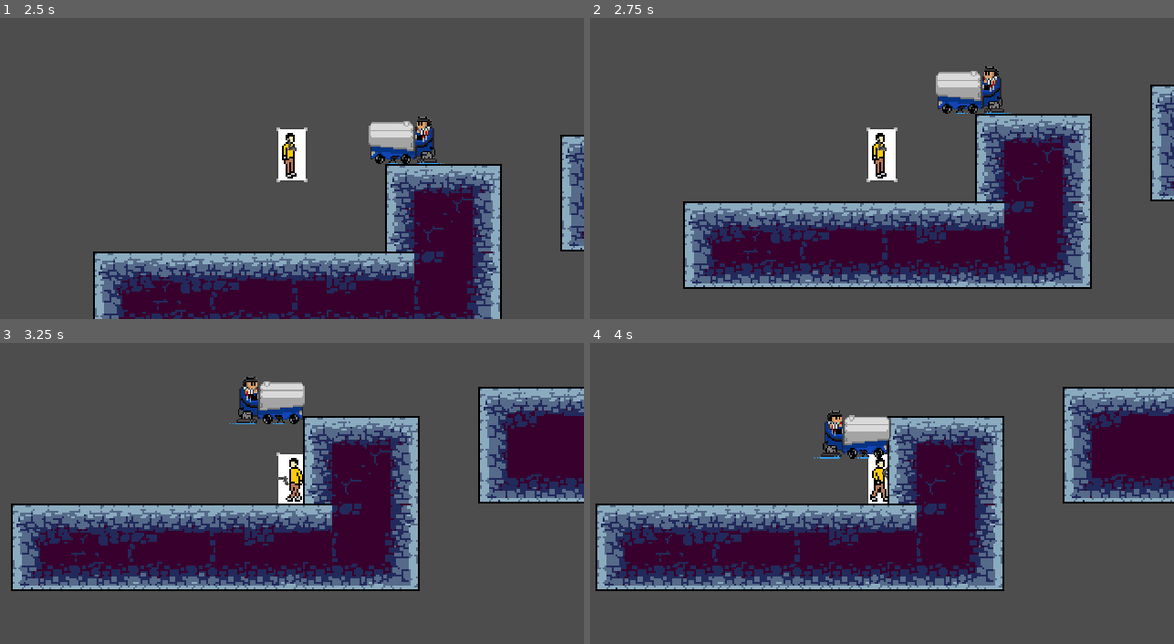
Above: before the commit, frames 1-4 (two rows, left to right).
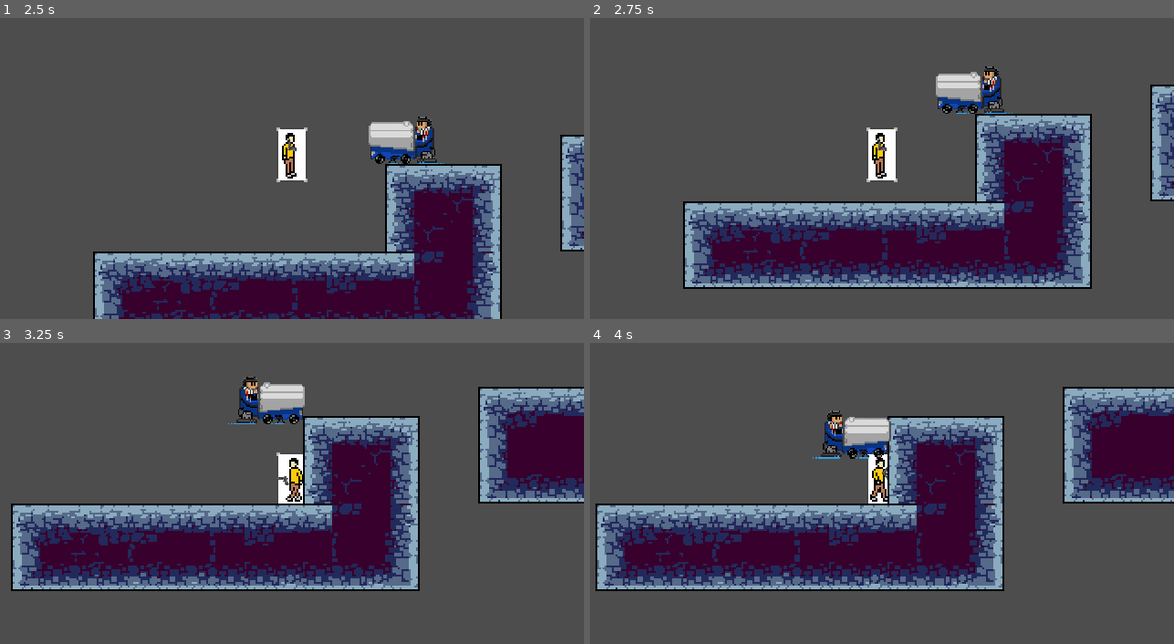
Above: after the commit, the same moments.

Repository: ktotam1/talos-the-reckoning
Game: Godot game, scene res://Scenes/UI/main_menu.tscn
The game is run twice, just before and just after one commit, with the same random seed, the same clock (stepped at 60 frames per second) and the same inputs.
Inputs (mouse positions are in pixels of both pictures, inside the frame that each line leads up to):
- Up to frame 1 (2.5 s): tap Enter (ui_accept) at 0.5, 0.77 s; move the mouse to (420, 138) at 0.52 s; press the mouse at (420, 138) at 0.53 s; hold Right (ui_right) 0.53-1.25 s; release the mouse at (420, 138) at 1.25 s; click "Load" at 1.25 s; click "+ New Game" at 2 s
- Up to frame 2 (2.75 s): no input
- Up to frame 3 (3.25 s): move the mouse to (175, 496) at 2.77 s; hold Right (ui_right) from 2.78 s (still down); click (175, 496) at 2.85 s; tap Enter (ui_accept) at 3.02 s
- Up to frame 4 (4 s): move the mouse to (940, 406) at 3.52 s; release Right (ui_right) at 3.53 s; press the mouse at (940, 406) at 3.53 s; hold Left (ui_left) from 3.53 s (still down)

Frame 1 is identical in both runs. In frame 2, 0.3% of the frame differs, in the area x 59-73%, y 17-32%; in frame 3, 0.3%; in frame 4, 0.4%, in the area x 38-52%, y 23-39%.

Commit message:
fixed (nearly) all bugs

Diff:
--- a/Scenes/GameManager.tscn
+++ b/Scenes/GameManager.tscn
@@ -37,9 +37,10 @@
 wait_time = 300.0
 autostart = true
 
-[node name="Pause Menu" parent="." instance=ExtResource("1_lxrky")]
+[node name="CanvasLayer" type="CanvasLayer" parent="."]
+
+[node name="Pause Menu" parent="CanvasLayer" instance=ExtResource("1_lxrky")]
 process_mode = 2
-layout_mode = 1
 
 [connection signal="timeout" from="Gui/Timer" to="." method="save_game"]
-[connection signal="save_button_pressed" from="Pause Menu" to="." method="_on_pause_menu_save_button_pressed"]
+[connection signal="save_button_pressed" from="CanvasLayer/Pause Menu" to="." method="_on_pause_menu_save_button_pressed"]
--- a/Scenes/Props/bullet.tscn
+++ b/Scenes/Props/bullet.tscn
@@ -31,7 +31,6 @@
 [node name="NoCollisionTimer" type="Timer" parent="."]
 wait_time = 2.0
 
-[connection signal="area_entered" from="." to="." method="_on_area_entered"]
 [connection signal="body_entered" from="." to="." method="_on_body_entered"]
 [connection signal="timeout" from="CollisionTimer" to="." method="_on_collision_timer_timeout"]
 [connection signal="timeout" from="NoCollisionTimer" to="." method="_on_no_collision_timer_timeout"]
--- a/Scripts/Characters/Bosses/Zamboni.gd
+++ b/Scripts/Characters/Bosses/Zamboni.gd
@@ -4,7 +4,7 @@
 @onready var animator = $AnimatedSprite2D
 # Called when the node enters the scene tree for the first time.
 func _ready():
-	animator.play("idle ")#Replace with function body.
+	animator.play("idle")#Replace with function body.
 
 
 # Called every frame. 'delta' is the elapsed time since the previous frame.
--- a/Scripts/Globals/GameManager.gd
+++ b/Scripts/Globals/GameManager.gd
@@ -22,7 +22,7 @@
 # Called when the node enters the scene tree for the first time.
 func _ready():
 	Globals.game_manager_singleton = self
-	toggle_game_paused.connect($"Pause Menu".game_manager_requested_pause)
+	toggle_game_paused.connect($"CanvasLayer/Pause Menu".game_manager_requested_pause)
 	set_current_level(FIRST_LEVEL)
 
 
--- a/Scripts/Props/bullet.gd
+++ b/Scripts/Props/bullet.gd
@@ -7,7 +7,7 @@
 
 #Refrences
 @onready var sprite : Sprite2D = $Sprite2D
-@onready var particle : GPUParticles2D = $GPUParticles2D
+#@onready var particle : GPUParticles2D = $GPUParticles2D
 @onready var collsion_timer : Timer = $CollisionTimer
 @onready var no_collision_timer : Timer = $NoCollisionTimer
 @onready var hitbox : Area2D = $Hitbox
